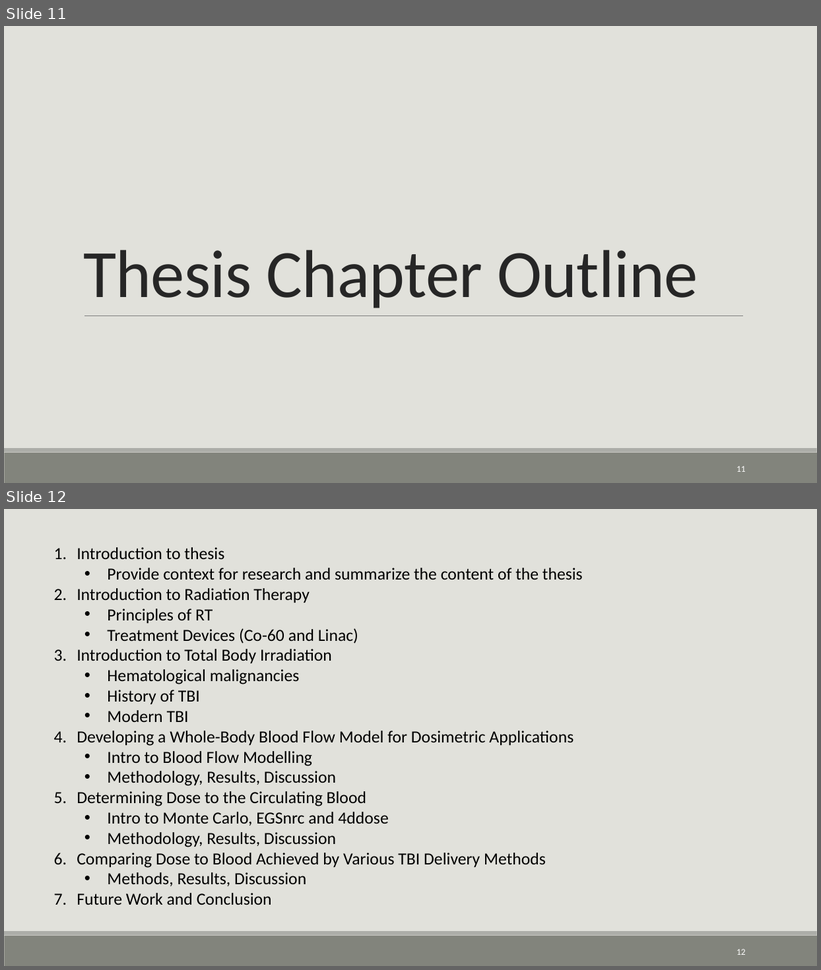
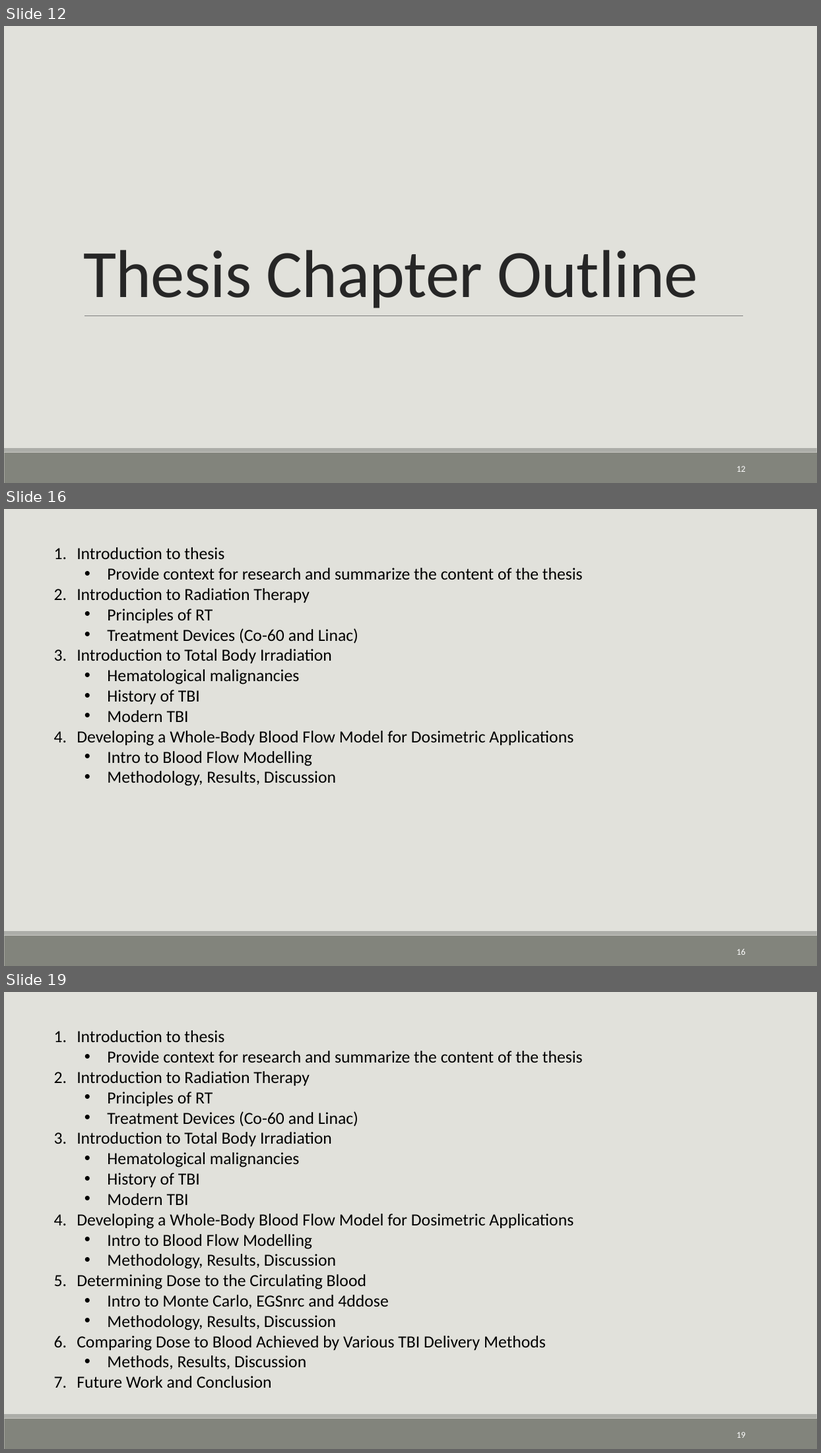
Before and after one commit to CNorthwayMedPhys/Full-Body-Flow-Model-Project, a slide deck: Working Documents/03.26_Committee Meeting.pptx. Shown one above the other, each under a label of ours: slides 11 and 12 before the commit, slides 12, 16 and 19 after it; the slides between them are not shown. The pictures are 821x970 and 821x1453 pixels, drawn with LibreOffice and Linux fonts; fonts in the diff are those of the drawing. Boxes give left, top, right and bottom in pixels: in the first picture for what was removed or moved away, otherwise in the second. Text is boxed around its words. In the diff, an @@ line names an element or a change of style, - is before the commit and + after.

```diff
--- a/Working Documents/03.26_Committee Meeting.pptx
+++ b/Working Documents/03.26_Committee Meeting.pptx
@@ slide 16 added at (x1=4, y1=509, x2=817, y2=966), background #E1E1DB; not listed: 2 template elements that a slide beside it also shows @@
@@ text added at (x1=77, y1=547, x2=583, y2=786), 20 pt, text #000000 @@
+1. Introduction to thesis
+  • Provide context for research and summarize the content of the thesis
+2. Introduction to Radiation Therapy
+  • Principles of RT
+  • Treatment Devices (Co-60 and Linac)
+3. Introduction to Total Body Irradiation
+  • Hematological malignancies
+  • History of TBI
+  • Modern TBI
+4. Developing a Whole-Body Blood Flow Model for Dosimetric Applications
+  • Intro to Blood Flow Modelling
+  • Methodology, Results, Discussion
@@ page number added at (x1=737, y1=949, x2=746, y2=955), 10.5 pt, text #FFFFFF @@
+16
@@ what was slide 11 is now slide 12 @@
@@ page number at (x1=737, y1=466, x2=746, y2=472): text changed @@
-11
+12
@@ what was slide 12 is now slide 19 @@
@@ page number at (x1=737, y1=1432, x2=746, y2=1438): text changed @@
-12
+19
```
Also in this commit, not shown: 6 slides changed, 8 other slides added, 1 other file.
